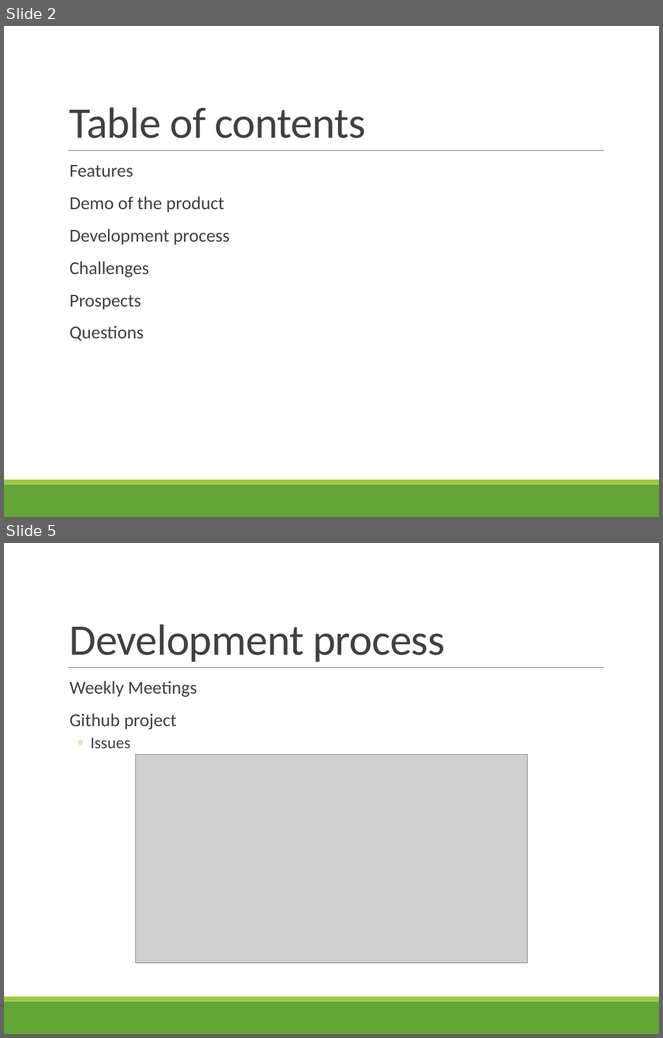
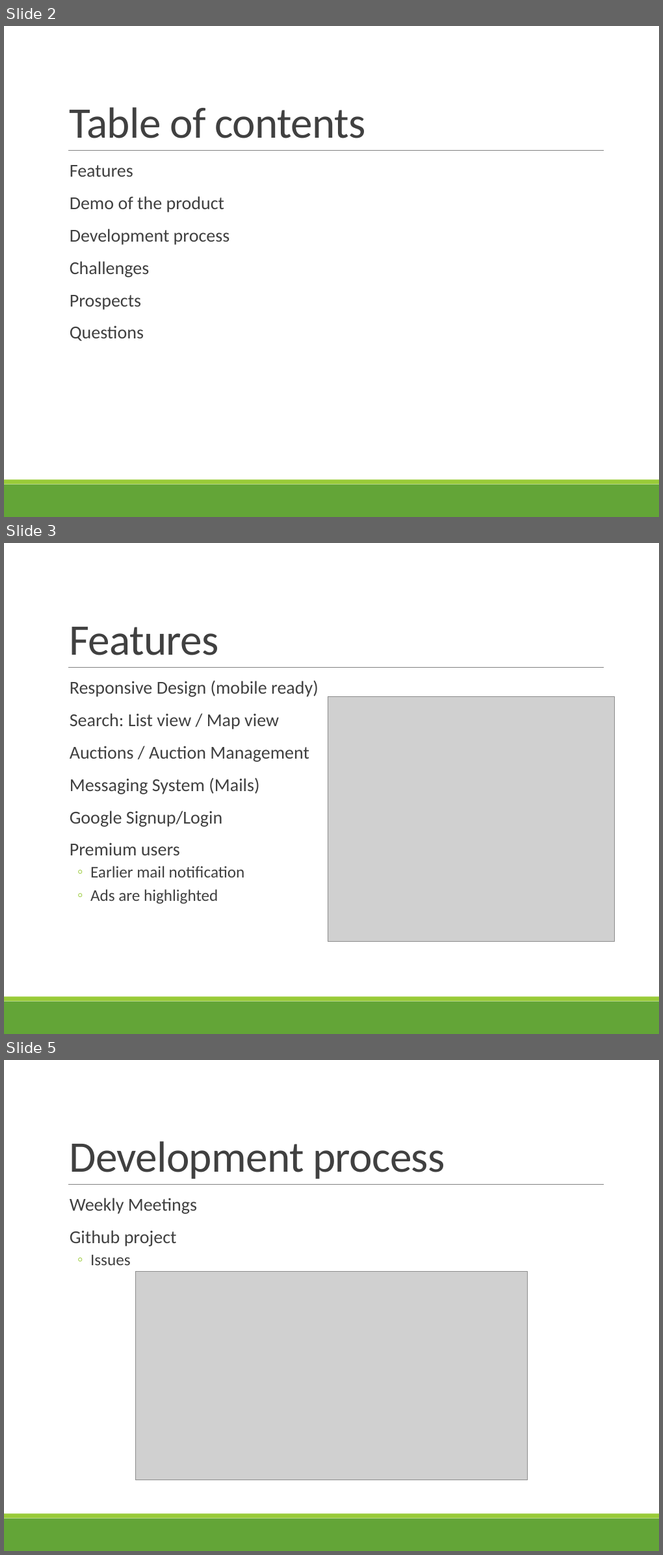
Before and after one commit to scg-unibe-ch/ese2016-team3, a slide deck: presentation/presentation.pptx. Shown one above the other, each under a label of ours: slides 2 and 5 before the commit, slides 2, 3 and 5 after it; the slides between them are not shown. The pictures are 663x1038 and 663x1555 pixels, drawn with LibreOffice and Linux fonts; fonts in the diff are those of the drawing; grey boxes stand for pictures. Boxes give left, top, right and bottom in pixels: in the first picture for what was removed or moved away, otherwise in the second. Text is boxed around its words. In the diff, an @@ line names an element or a change of style, - is before the commit and + after.

Commit message:
added ppt slides

```diff
--- a/presentation/presentation.pptx
+++ b/presentation/presentation.pptx
@@ slide 3 added at [4,543,659,1034], background #FFFFFF; not listed: 3 template elements that a slide beside it also shows @@
@@ title added at [70,627,219,655], 48 pt, text #404040 @@
+Features
@@ text added at [70,680,319,904], 20 pt, text #404040 @@
+  Responsive Design (mobile ready)
+  Search: List view / Map view
+  Auctions / Auction Management
+  Messaging System (Mails)
+  Google Signup/Login
+  Premium users
+  ◦ Earlier mail notification
+  ◦ Ads are highlighted
@@ picture added at [328,697,614,941] @@
```
Also in this commit, not shown: 1 other slide added, 2 slides removed.
